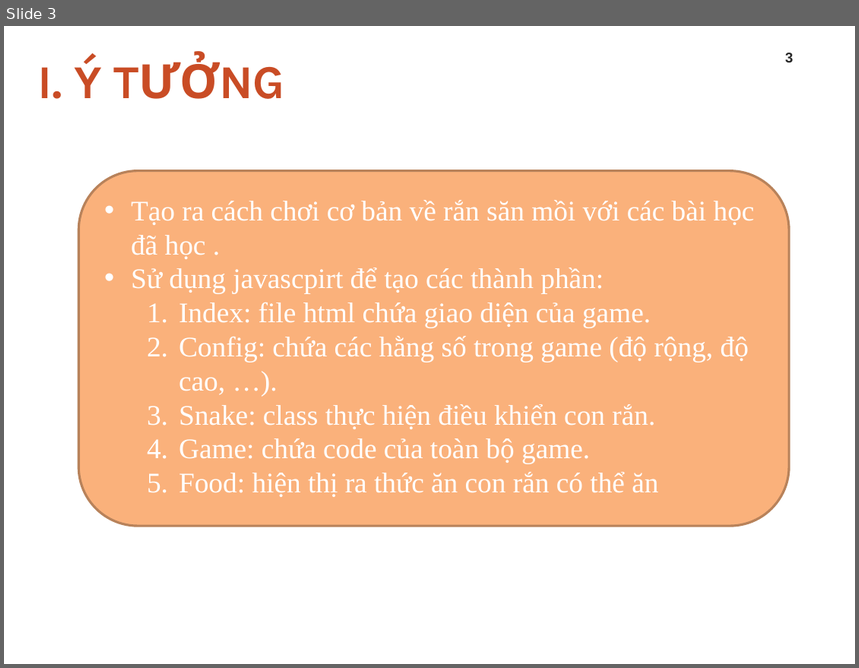
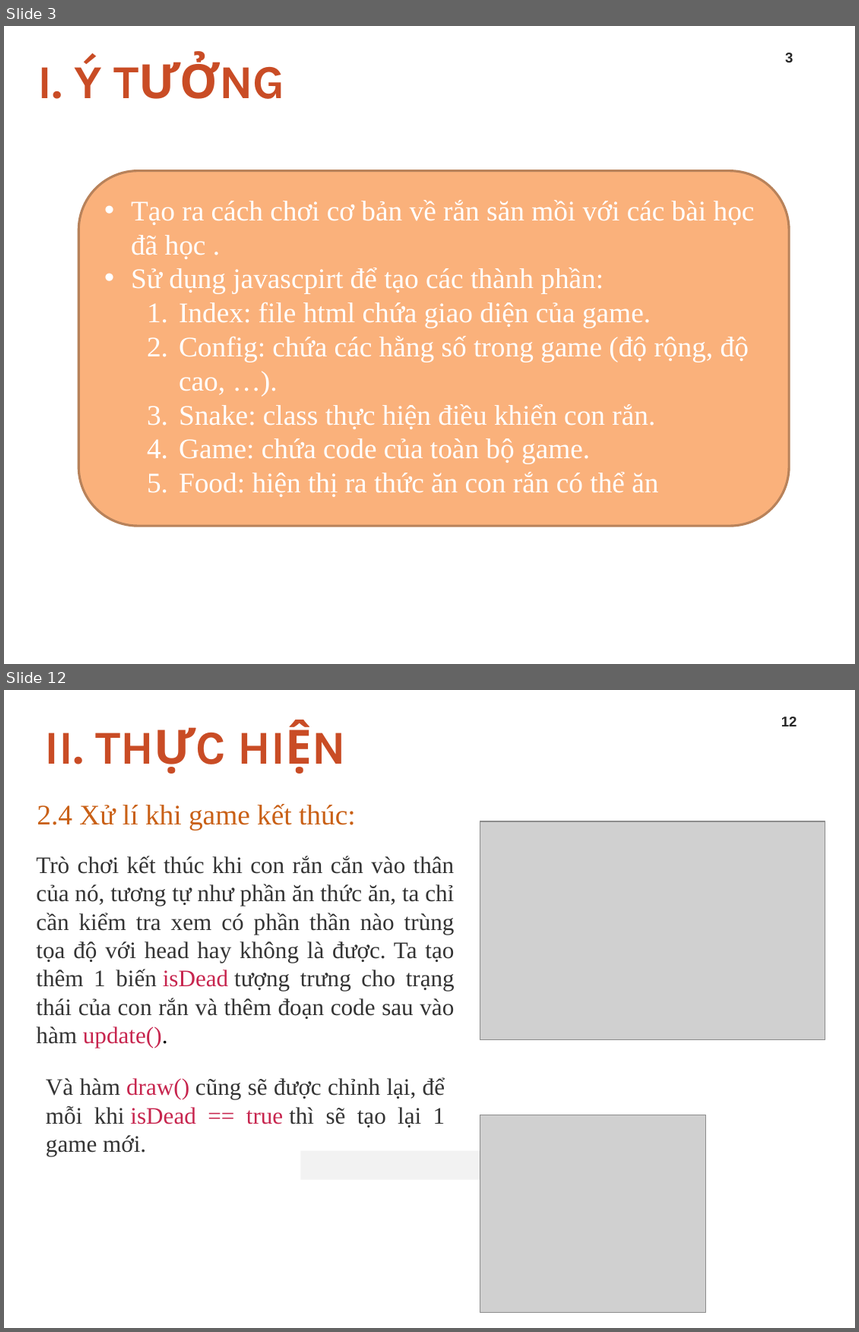
Before and after one commit to hai1710/case, a slide deck: CASE-STUDY.pptx. Shown one above the other, each under a label of ours: slide 3 before the commit, slides 3 and 12 after it; the slides between them are not shown. The pictures are 859x668 and 859x1332 pixels, drawn with LibreOffice and Linux fonts; fonts in the diff are those of the drawing; grey boxes stand for pictures; background and template pictures are left out. Boxes give left, top, right and bottom in pixels: in the first picture for what was removed or moved away, otherwise in the second. Text is boxed around its words. In the diff, an @@ line names an element or a change of style, - is before the commit and + after.

```diff
--- a/CASE-STUDY.pptx
+++ b/CASE-STUDY.pptx
@@ slide 12 added at box(4, 690, 855, 1328), background #FFFFFF @@
@@ title added at box(45, 733, 84, 764), 40 pt, text #C94C25, bold @@
+II. THỰC HIỆN
@@ page number added at box(781, 717, 797, 726), 12 pt, text #262626, bold @@
+12
@@ text added at box(37, 804, 356, 830), 24 pt, text #C96016 @@
+2.4 Xử lí khi game kết thúc:
@@ picture added at box(480, 822, 825, 1040) @@
@@ text added at box(36, 856, 455, 1048), 20 pt, text #333333 @@
+Trò chơi kết thúc khi con rắn cắn vào thân của nó, tương tự như phần ăn thức ăn, ta chỉ cần kiểm tra xem có phần thần nào trùng tọa độ với head hay không là được. Ta tạo thêm 1 biến isDead tượng trưng cho trạng thái của con rắn và thêm đoạn code sau vào hàm update().
@@ text added at box(46, 1078, 446, 1157), 20 pt, text #333333 @@
+Và hàm draw() cũng sẽ được chỉnh lại, để mỗi khi isDead == true thì sẽ tạo lại 1 game mới.
@@ picture added at box(481, 1115, 706, 1313) @@
@@ rectangle added at box(301, 1151, 542, 1180), fill #F2F2F2 @@
```
Also in this commit, not shown: 2 slides changed, 7 other slides added, 1 slide removed.
